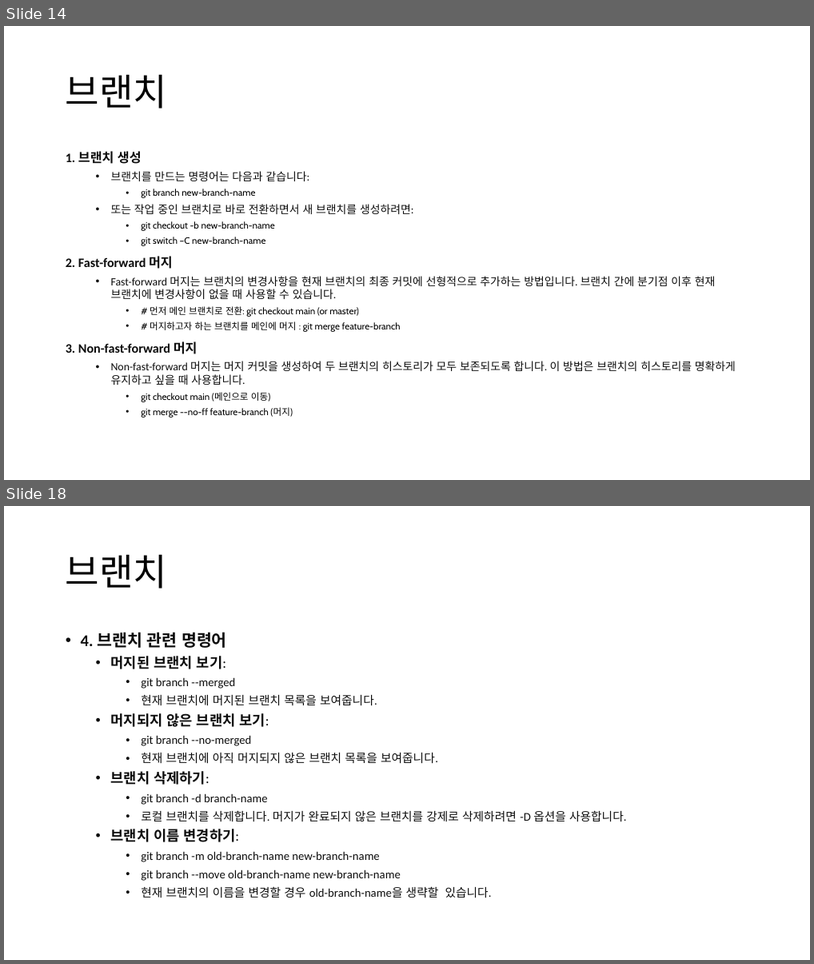
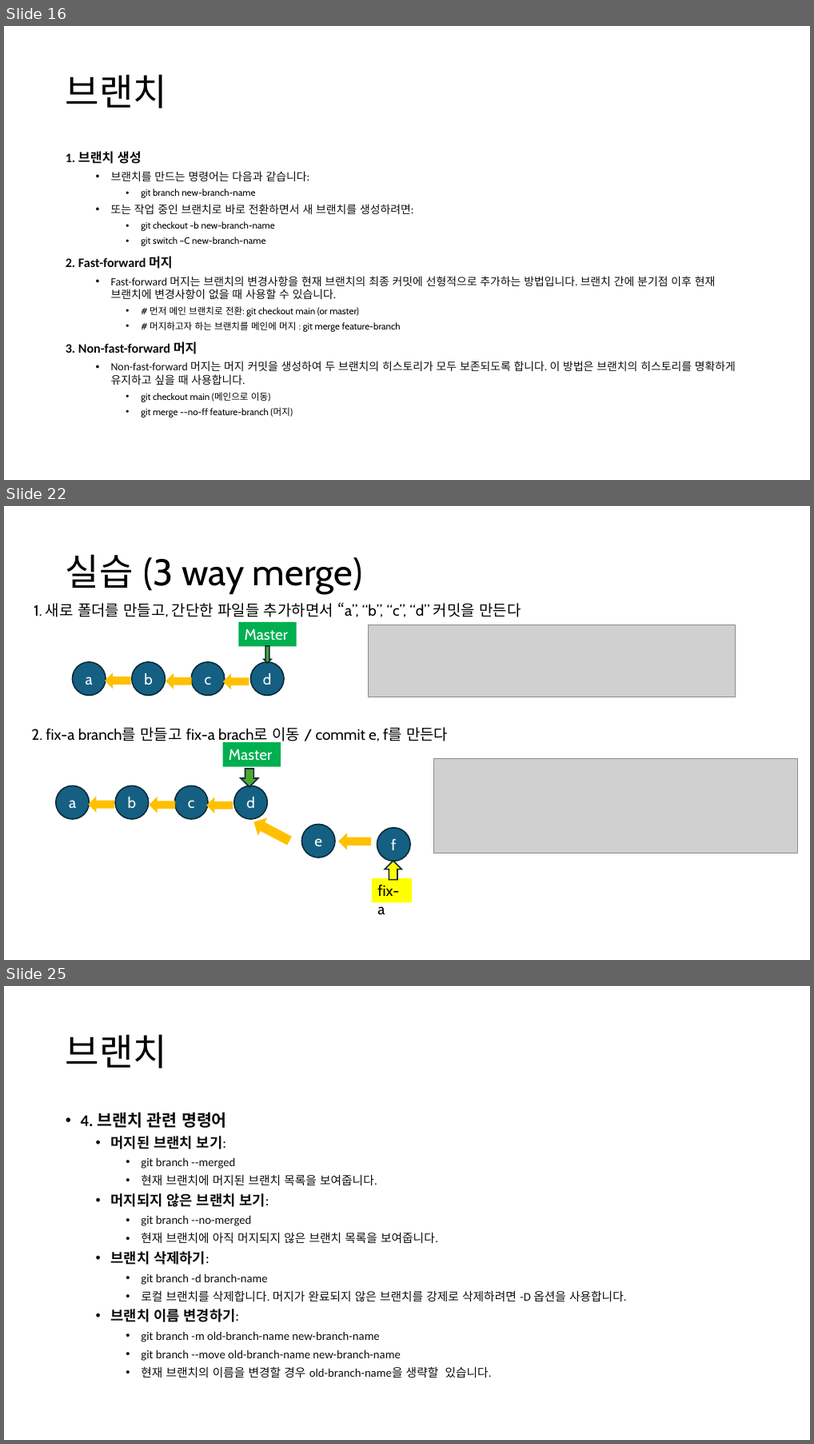
Before and after one commit to Joseph-GM/ppt-git, a slide deck: git-github-joseph.pptx. Shown one above the other, each under a label of ours: slides 14 and 18 before the commit, slides 16, 22 and 25 after it; the slides between them are not shown. The pictures are 814x964 and 814x1444 pixels, drawn with LibreOffice and Linux fonts; fonts in the diff are those of the drawing; grey boxes stand for pictures. Boxes give left, top, right and bottom in pixels: in the first picture for what was removed or moved away, otherwise in the second. Text is boxed around its words. In the diff, an @@ line names an element or a change of style, - is before the commit and + after.

```diff
--- a/git-github-joseph.pptx
+++ b/git-github-joseph.pptx
@@ slide 22 added at (4, 506, 810, 960), background #FFFFFF @@
@@ title added at (66, 554, 362, 594), 44 pt, text #000000 @@
+실습 (3 way merge)
@@ text added at (34, 602, 521, 617), 18 pt, text #000000 @@
+1. 새로 폴더를 만들고, 간단한 파일들 추가하면서 “a”, “b”, “c”, “d” 커밋을 만든다
@@ rectangle added at (238, 622, 297, 646), fill #00B050, 18 pt, text #FFFFFF @@
+Master
@@ picture added at (368, 625, 735, 696) @@
@@ down arrow added at (264, 646, 271, 663), fill #4EA72E, outline #092A39 1.5 pt @@
@@ group added at (72, 662, 284, 696): 4 ellipses, 3 right arrows @@
+a
+b
+c
+d
@@ text added at (31, 727, 448, 744), 18 pt, text #000000 @@
+2. fix-a branch를 만들고 fix-a brach로 이동 / commit e, f를 만든다
@@ rectangle added at (223, 742, 281, 766), fill #00B050, 18 pt, text #FFFFFF @@
+Master
@@ down arrow added at (241, 768, 258, 787), fill #4EA72E, outline #092A39 1.5 pt @@
@@ picture added at (434, 758, 799, 853) @@
@@ group added at (56, 785, 268, 819): 4 ellipses, 3 right arrows @@
+a
+b
+c
+d
@@ right arrow added at (251, 815, 293, 848), fill #FFC000, outline #FFC000 1.5 pt @@
@@ ellipse added at (302, 824, 335, 857), fill #156082, outline #092A39 1.5 pt, 18 pt, text #FFFFFF @@
+e
@@ right arrow added at (340, 834, 370, 848), fill #FFC000, outline #FFC000 1.5 pt @@
@@ ellipse added at (378, 828, 410, 860), fill #156082, outline #092A39 1.5 pt, 18 pt, text #FFFFFF @@
+f
@@ down arrow added at (385, 860, 402, 880), fill #FFFF00, outline #092A39 1.5 pt @@
@@ rectangle added at (372, 878, 412, 902), fill #FFFF00, 18 pt, text #000000 @@
+fix-a
@@ what was slide 14 is now slide 16 @@
@@ what was slide 18 is now slide 25 @@
```
Also in this commit, not shown: 3 slides changed, 6 other slides added.
